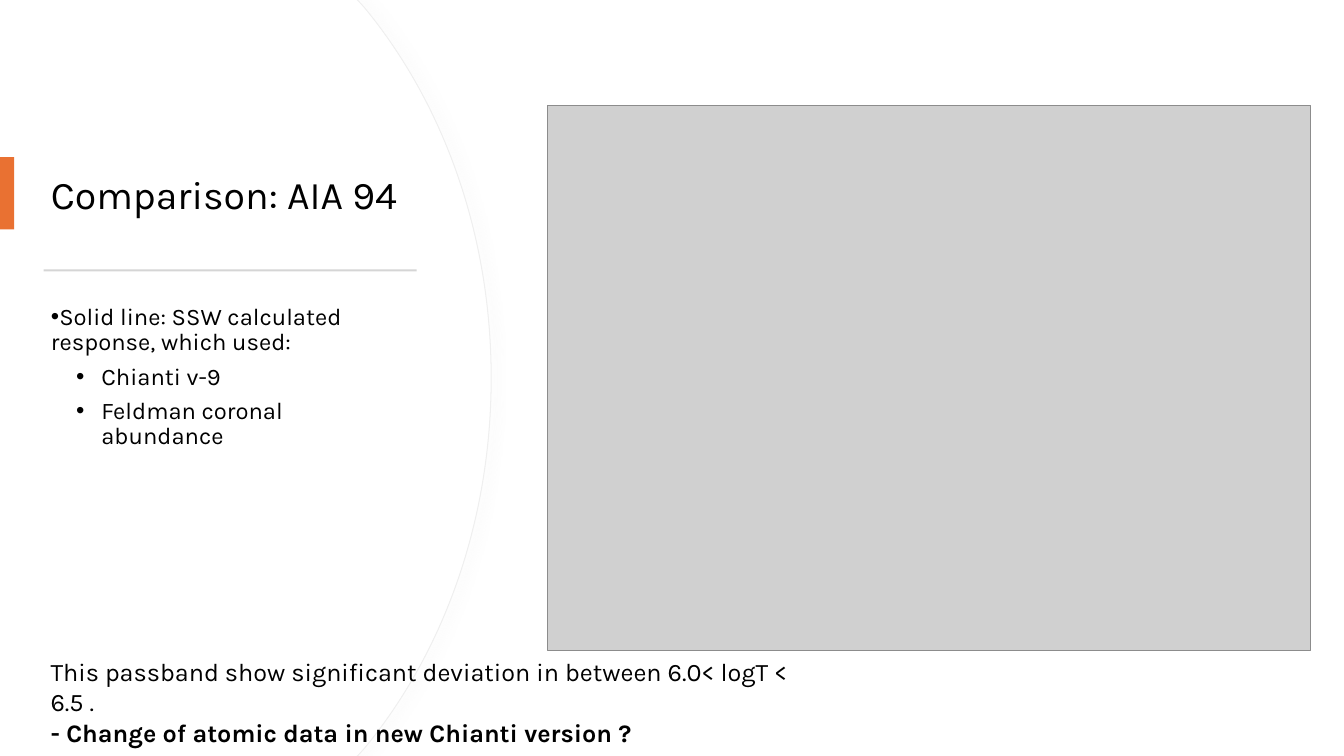
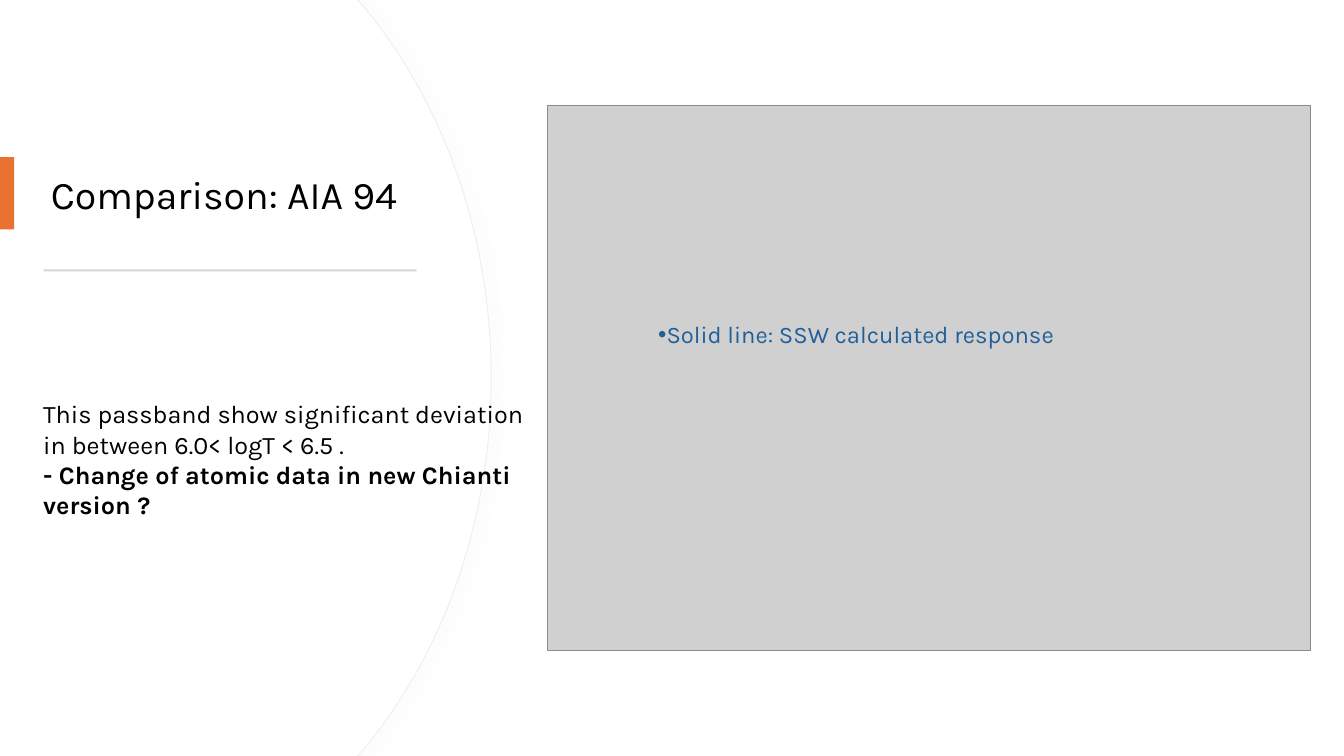
Before and after one commit to biswajitmb/Chianti_AIA_response, a slide deck: slide 2 of AIA_response_functions.pptx. Drawn at 1344x756 pixels with LibreOffice and Linux fonts; fonts in the diff are those of the drawing; grey boxes stand for pictures. Boxes give left, top, right and bottom in pixels: in the first picture for what was removed or moved away, otherwise in the second. Text is boxed around its words. In the diff, an @@ line names an element or a change of style, - is before the commit and + after.

Commit message:
added degradation corrected responses for ISWAT AR

```diff
--- a/AIA_response_functions.pptx
+++ b/AIA_response_functions.pptx
@@ text removed at (51,308,341,445) @@
-• Solid line: SSW calculated response, which used:
-  • Chianti v-9
-  • Feldman coronal abundance
@@ text added at (667,326,1053,349), 17 pt, text #215F9A @@
+• Solid line: SSW calculated response
@@ text "This passband show significant deviation ..." rewrapped from (51,663,769,748) to (43,405,523,515) @@
```
Also in this commit, not shown: 7 other slides changed, 13 other files.
